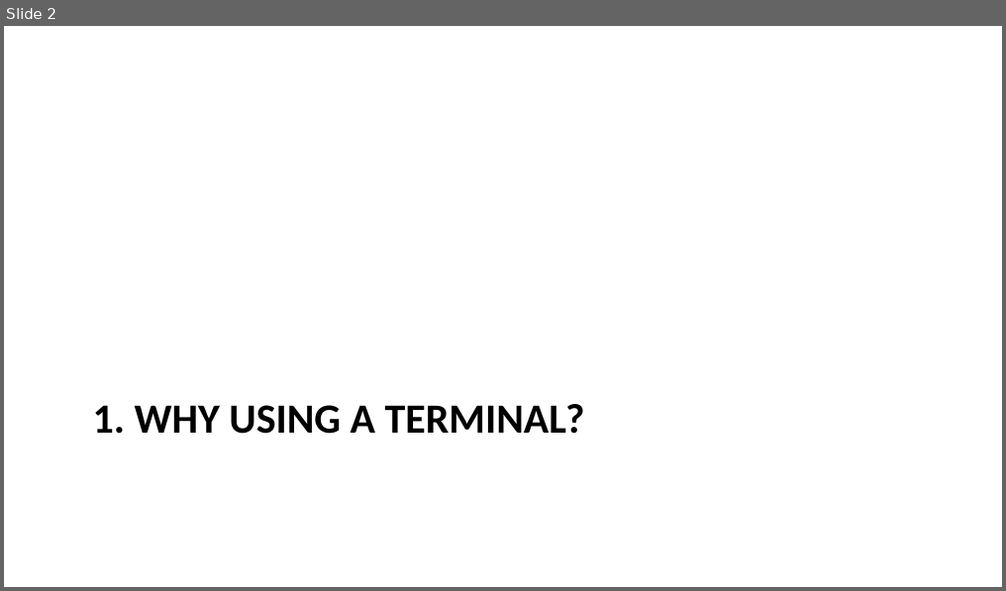
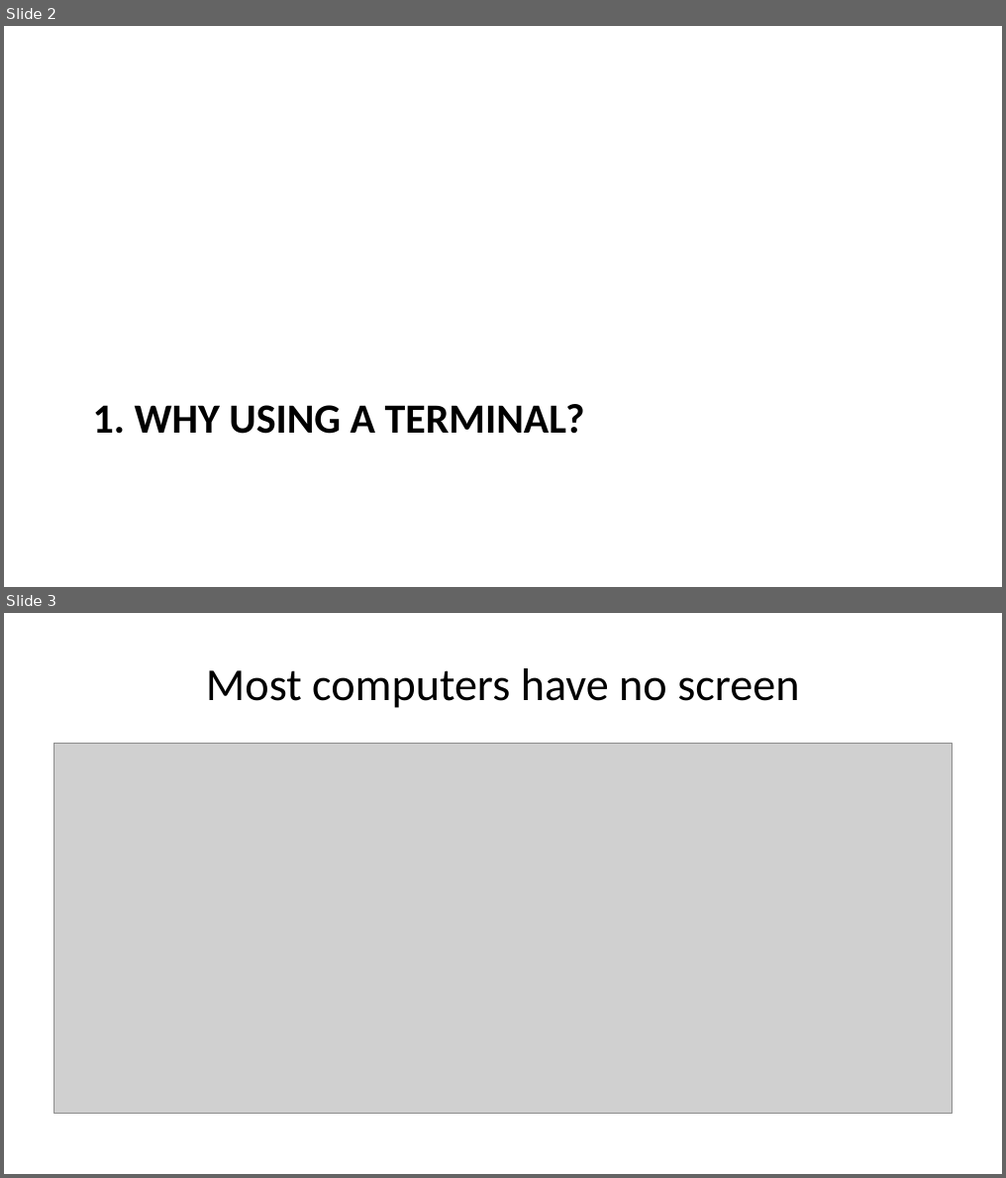
Before and after one commit to MICS-Lab/MS_SanteNum2026, a slide deck: Programming01/Session01/slides.pptx. Shown one above the other, each under a label of ours: slide 2 before the commit, slides 2 and 3 after it. The pictures are 1006x591 and 1006x1178 pixels, drawn with LibreOffice and Linux fonts; fonts in the diff are those of the drawing; grey boxes stand for pictures. Boxes give left, top, right and bottom in pixels: in the first picture for what was removed or moved away, otherwise in the second. Text is boxed around its words. In the diff, an @@ line names an element or a change of style, - is before the commit and + after.

```diff
--- a/Programming01/Session01/slides.pptx
+++ b/Programming01/Session01/slides.pptx
@@ slide 3 added at (x1=4, y1=613, x2=1002, y2=1174), background #FFFFFF @@
@@ title added at (x1=206, y1=668, x2=799, y2=708), 33 pt, text #000000 @@
+Most computers have no screen
@@ picture added at (x1=54, y1=744, x2=952, y2=1114) @@
```
Also in this commit, not shown: 1 slide changed, 8 slides removed, 1 other file.
